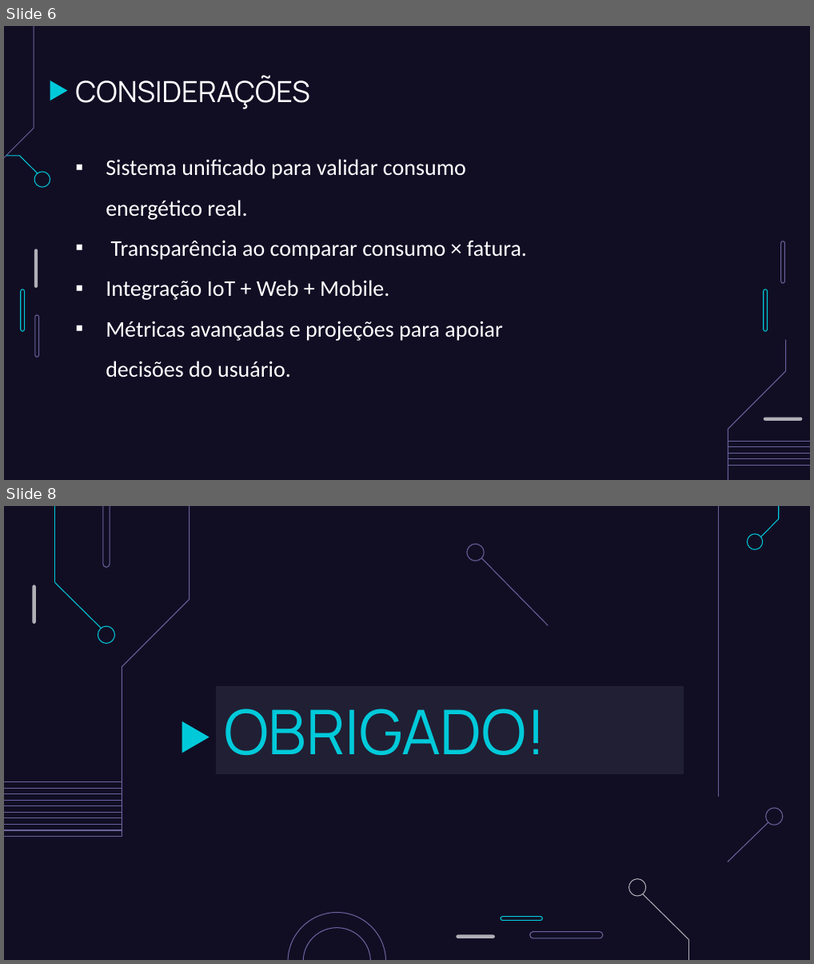
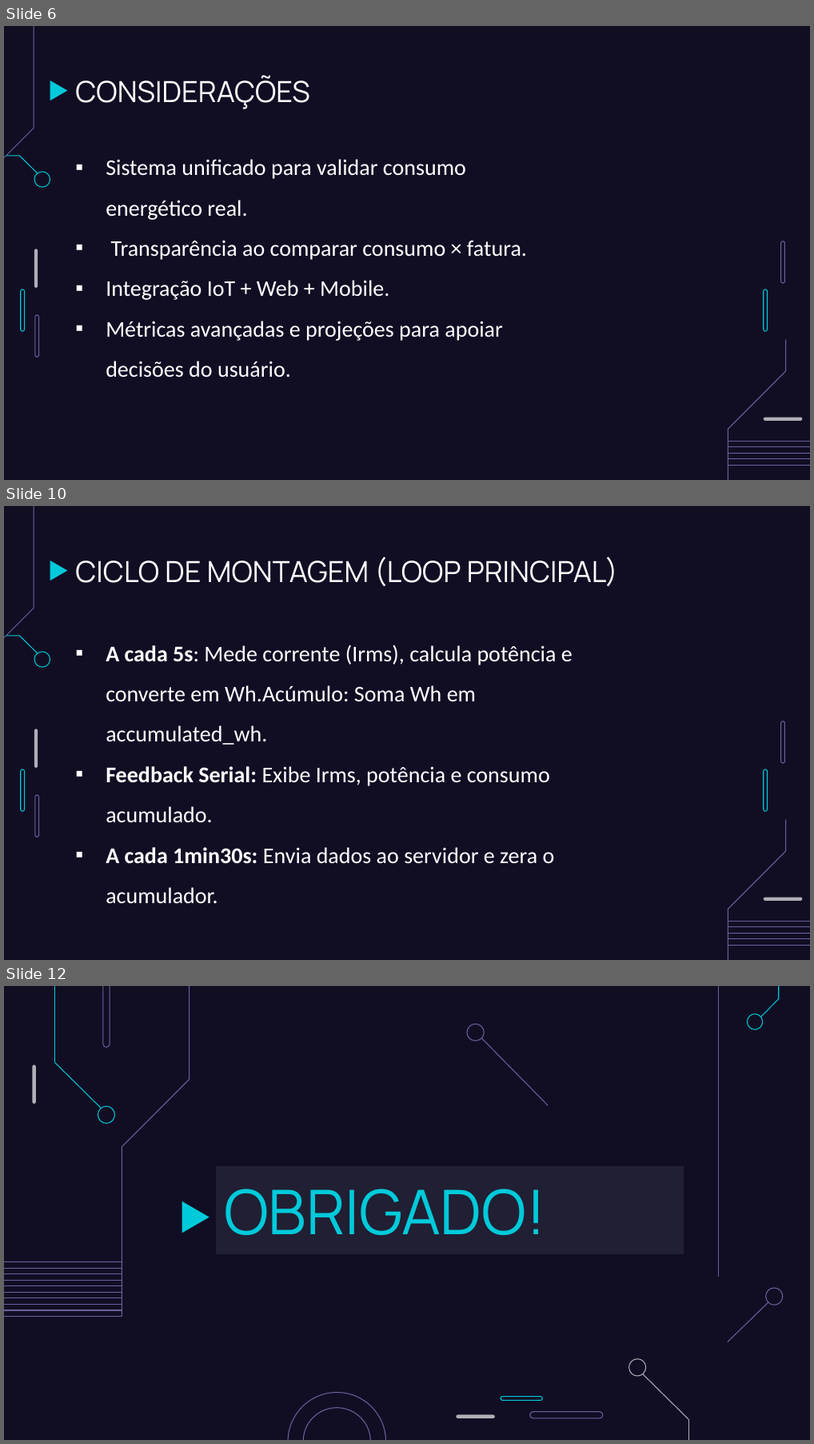
Before and after one commit to FatecFranca/DSM-G07-PI4-2025-2, a slide deck: monitor de energia eletrica.pptx. Shown one above the other, each under a label of ours: slides 6 and 8 before the commit, slides 6, 10 and 12 after it; the slides between them are not shown. The pictures are 814x964 and 814x1444 pixels, drawn with LibreOffice and Linux fonts; fonts in the diff are those of the drawing. Boxes give left, top, right and bottom in pixels: in the first picture for what was removed or moved away, otherwise in the second. Text is boxed around its words. In the diff, an @@ line names an element or a change of style, - is before the commit and + after.

```diff
--- a/monitor de energia eletrica.pptx
+++ b/monitor de energia eletrica.pptx
@@ slide 10 added at (x1=4, y1=506, x2=810, y2=960), background #110E24; not listed: 16 template elements that a slide beside it also shows @@
@@ title added at (x1=75, y1=556, x2=618, y2=587), 26 pt, text #FFFFFF @@
+CICLO DE MONTAGEM (LOOP PRINCIPAL)
@@ subtitle added at (x1=106, y1=644, x2=573, y2=904), 20 pt, text #FFFFFF @@
+▪ A cada 5s: Mede corrente (Irms), calcula potência e converte em Wh.Acúmulo: Soma Wh em accumulated_wh.
+▪ Feedback Serial: Exibe Irms, potência e consumo acumulado.
+▪ A cada 1min30s: Envia dados ao servidor e zera o acumulador.
@@ what was slide 8 is now slide 12 @@
```
Also in this commit, not shown: 3 slides changed, 3 other slides added.
